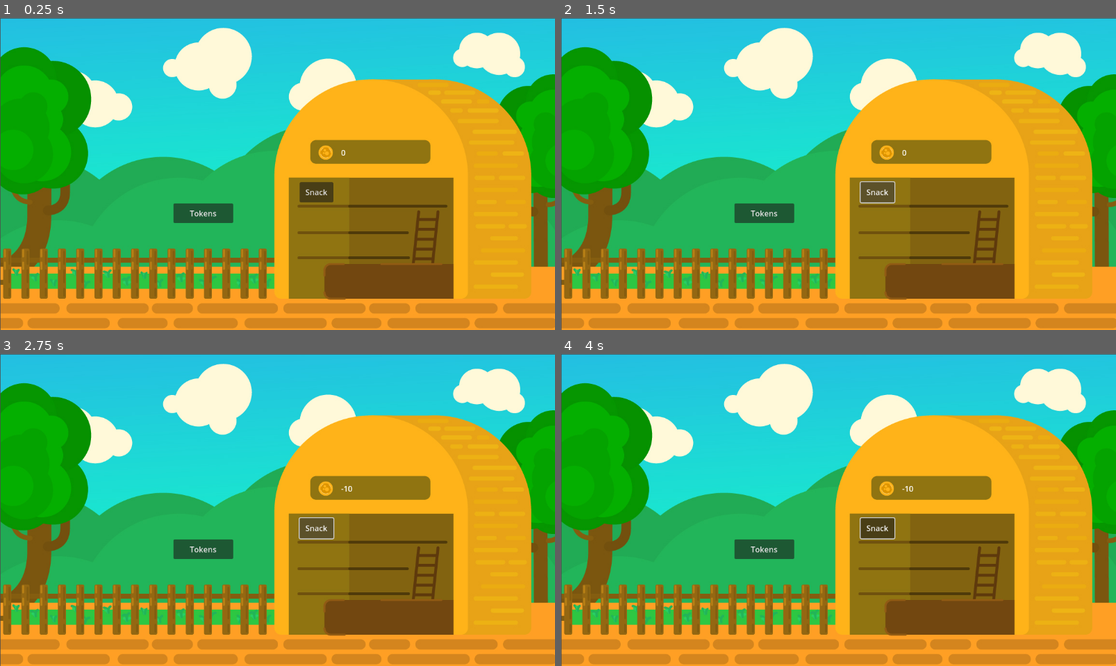
Above: before the commit, frames 1-4 (two rows, left to right).
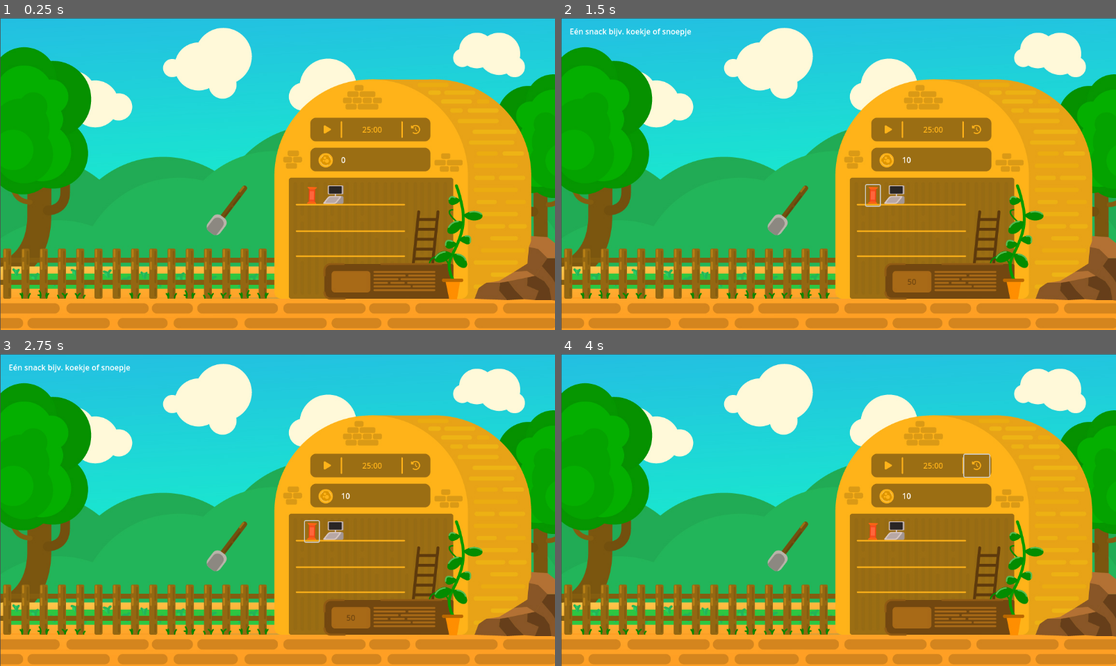
Above: after the commit, the same moments.

Repository: vuton1/Tokenspel
Game: Godot game, scene res://main.tscn
Same seed, same stepped clock (60 frames per second), same inputs: the game is played once before the commit and once after it.
Inputs (mouse positions are in pixels of both pictures, inside the frame that each line leads up to; where the layout moved, square brackets give the same spot in the first picture):
- Up to frame 1 (0.25 s): no input
- Up to frame 2 (1.5 s): click (794, 211) [766, 214] at 0.5 s; click (877, 192) at 1.25 s, where only the run before the commit has a clickable "Snack"
- Up to frame 3 (2.75 s): click (310, 531) at 2.02 s
- Up to frame 4 (4 s): click (894, 531) at 2.77 s; click (977, 466) at 3.52 s

The runs differ from the first frame. In frame 1, 12% of the frame differs, in the area x 0-100%, y 21-91%; in frame 2, 12%; in frame 3, 12%, in the area x 0-100%, y 3-91%; in frame 4, 12%.

Commit message:
third commit

Diff:
--- /dev/null
+++ b/Computer.svg
@@ -0,0 +1,15 @@
+<?xml version="1.0" encoding="UTF-8"?>
+<svg id="Layer_2" data-name="Layer 2" xmlns="http://www.w3.org/2000/svg" width="42.46" height="37.74" viewBox="0 0 42.46 37.74">
+  <g id="Layer_1-2" data-name="Layer 1">
+    <g>
+      <rect x="14.16" y="21.64" width="28.3" height="16.04" rx="3.33" ry="3.33" fill="#a39693" stroke-width="0"/>
+      <path d="M23.06,37.74H1.55c-1.82,0-2.07-1.5-.56-3.35l7.76-9.45c1.52-1.85,4.23-3.35,6.05-3.35h21.51c1.82,0,2.07,1.5.56,3.35l-7.76,9.45c-1.52,1.85-4.23,3.35-6.05,3.35Z" fill="#d9c7c3" stroke-width="0"/>
+      <rect x="11.37" width="31.07" height="17.88" rx="1.34" ry="1.34" fill="#a39693" stroke-width="0"/>
+      <path d="M22.02,35.72H5.9c-1.37,0-1.55-1.12-.42-2.51l5.81-7.09c1.14-1.39,3.17-2.51,4.54-2.51h16.12c1.37,0,1.55,1.12.42,2.51l-5.81,7.09c-1.14,1.39-3.17,2.51-4.54,2.51Z" fill="#b8a8a5" stroke-width="0"/>
+      <rect x="9.7" width="31.07" height="17.88" rx="1.34" ry="1.34" fill="#d9c7c3" stroke-width="0"/>
+      <rect x="11.67" y="1.09" width="27.2" height="15.65" rx="1.15" ry="1.15" fill="#292525" stroke-width="0"/>
+      <rect x="25.2" y="17.88" width="1.91" height="3.71" fill="#a39693" stroke-width="0"/>
+      <rect x="24.14" y="17.88" width="1.91" height="3.71" fill="#d9c7c3" stroke-width="0"/>
+    </g>
+  </g>
+</svg>
--- /dev/null
+++ b/PLay.svg
@@ -0,0 +1,6 @@
+<?xml version="1.0" encoding="UTF-8"?>
+<svg id="Layer_2" data-name="Layer 2" xmlns="http://www.w3.org/2000/svg" width="14.98" height="17.48" viewBox="0 0 14.98 17.48">
+  <g id="Layer_1-2" data-name="Layer 1">
+    <path d="M14.08,7.14c.56.34.9.94.9,1.6s-.34,1.26-.9,1.6l-11.24,6.87c-.58.35-1.3.37-1.89.03s-.96-.96-.96-1.63V1.87C0,1.2.37.57.96.24s1.32-.32,1.89.03l11.24,6.87Z" fill="#ffb319" stroke-width="0"/>
+  </g>
+</svg>
--- /dev/null
+++ b/Schep.svg
@@ -0,0 +1,13 @@
+<?xml version="1.0" encoding="UTF-8"?>
+<svg id="Layer_2" data-name="Layer 2" xmlns="http://www.w3.org/2000/svg" width="83.97" height="102.81" viewBox="0 0 83.97 102.81">
+  <g id="Layer_1-2" data-name="Layer 1">
+    <g>
+      <rect x="46.07" y="-9.19" width="10.74" height="100.37" rx="5.37" ry="5.37" transform="translate(35.4 -22.79) rotate(37.33)" fill="#73500e" stroke-width="0"/>
+      <rect x="4.39" y="60.49" width="32.72" height="41.48" rx="12" ry="12" transform="translate(53.51 4.06) rotate(37.33)" fill="#b8b3a9" stroke-width="0"/>
+      <path d="M30.7,69.53l-1.18-.9c-5.03-3.84-12.29-2.86-16.12,2.17L.27,88.03c.57,2.71,2.07,5.24,4.44,7.05l6.93,5.29c2.43,1.85,5.35,2.62,8.19,2.4l13.04-17.1c3.84-5.03,2.86-12.29-2.17-16.12Z" fill="#8c8881" stroke-width="0"/>
+      <line x1="56.04" y1="39.59" x2="69.07" y2="22.76" fill="none" stroke="#63460c" stroke-linecap="round" stroke-miterlimit="10" stroke-width="4"/>
+      <line x1="38.4" y1="62.91" x2="51.43" y2="46.09" fill="none" stroke="#63460c" stroke-linecap="round" stroke-miterlimit="10" stroke-width="4"/>
+      <line x1="69.07" y1="12.23" x2="76.12" y2="3.12" fill="none" stroke="#9e7013" stroke-linecap="round" stroke-miterlimit="10" stroke-width="4"/>
+    </g>
+  </g>
+</svg>
--- /dev/null
+++ b/Snack.svg
@@ -0,0 +1,13 @@
+<?xml version="1.0" encoding="UTF-8"?>
+<svg id="Layer_2" data-name="Layer 2" xmlns="http://www.w3.org/2000/svg" width="21.07" height="34.84" viewBox="0 0 21.07 34.84">
+  <g id="Layer_1-2" data-name="Layer 1">
+    <g>
+      <rect x="3.95" y="4.42" width="13.1" height="26.07" transform="translate(.36 -.21) rotate(1.18)" fill="#f54413" stroke-width="0"/>
+      <path d="M4.01,4.02L1.8,1.13C1.44.66,1.79-.02,2.38,0l18.01.53c.65.02.93.84.42,1.25l-3.29,2.62c-.13.1-.29.16-.45.15l-12.5-.26c-.21,0-.41-.11-.54-.28Z" fill="#ff6314" stroke-width="0"/>
+      <path d="M17.06,30.83l2.21,2.89c.36.47.01,1.15-.58,1.13l-18.01-.53c-.65-.02-.93-.84-.42-1.25l3.29-2.62c.13-.1.29-.16.45-.15l12.5.26c.21,0,.41.11.54.28Z" fill="#ff6314" stroke-width="0"/>
+      <rect x="5.99" y="8.48" width="9.02" height="17.95" transform="translate(.36 -.21) rotate(1.18)" fill="#ff653b" stroke-width="0"/>
+      <line x1="5.87" y1="28.8" x2="14.7" y2="29.02" fill="none" stroke="#ff653b" stroke-linecap="round" stroke-miterlimit="10"/>
+      <line x1="6.31" y1="6" x2="15.15" y2="6.22" fill="none" stroke="#ff653b" stroke-linecap="round" stroke-miterlimit="10"/>
+    </g>
+  </g>
+</svg>
--- a/UI.gd
+++ b/UI.gd
@@ -3,12 +3,29 @@
 var tokens = 0
 
 var token_label
+var timer_label
 var add_token_button
 var shop_button
+var pomodoro_timer
+var kosten_label
+var kosten_label_tekst
+var informatie_label
+
+var total_time = 25 * 60  # 25 minuten in seconden
+var remaining_time = total_time
+var timer_active = false
 
 func _ready():
 	token_label = get_node("TokenLabel")
+	timer_label = get_node("TimerLabel")
+	pomodoro_timer = timer_label.get_node("PomodoroTimer")
 	update_token_label()
+	update_timer_label()
+
+	kosten_label = get_node("kosten_label")
+	informatie_label = get_node("informatie_label")
+	kosten_label.visible = false
+	informatie_label.visible = false
 
 func update_token_label():
 	token_label.text = "%d" % tokens
@@ -17,6 +34,64 @@
 	tokens += 10
 	update_token_label()
 
-func _on_shop_button_pressed():
-	tokens -= 10
-	update_token_label()
+func _on_snack_button_pressed():
+	if tokens >= 50:
+		tokens -= 50
+		update_token_label()
+	else:
+		return
+
+func _on_gamen_button_pressed():
+	if tokens >= 30:
+		tokens -= 30
+		update_token_label()
+	else:
+		return
+
+func _on_start_button_pressed():
+	if not timer_active:
+		pomodoro_timer.start()
+		timer_active = true
+
+func _on_pomodoro_timer_timeout():
+	if remaining_time > 1498:
+		remaining_time -= 1499
+		update_timer_label()
+	else:
+		timer_active = false
+		OS.alert("Focus tijd is klaar!", "Melding")
+		tokens += 10
+		update_token_label()
+		pomodoro_timer.stop()
+
+
+func _on_resetbutton_pressed():
+	pomodoro_timer.stop()
+	remaining_time = total_time
+	timer_active = false
+	update_timer_label()
+
+func update_timer_label():
+	var minutes = remaining_time / 60
+	var seconds = remaining_time % 60
+	timer_label.text = "%02d:%02d" % [minutes, seconds]
+
+func _on_gamen_button_mouse_entered():
+	kosten_label.text = "30"
+	informatie_label.text = "Eén uur gamen"
+	kosten_label.visible = true
+	informatie_label.visible = true
+
+func _on_gamen_button_mouse_exited():
+	kosten_label.visible = false
+	informatie_label.visible = false
+
+func _on_snack_button_mouse_entered():
+	kosten_label.text = "50"
+	informatie_label.text = "Eén snack bijv. koekje of snoepje"
+	kosten_label.visible = true
+	informatie_label.visible = true
+
+func _on_snack_button_mouse_exited():
+	kosten_label.visible = false
+	informatie_label.visible = false
--- a/main.tscn
+++ b/main.tscn
@@ -1,7 +1,12 @@
-[gd_scene load_steps=3 format=3 uid="uid://clx84grb420ar"]
+[gd_scene load_steps=8 format=3 uid="uid://clx84grb420ar"]
 
 [ext_resource type="Script" path="res://UI.gd" id="1_he5e8"]
 [ext_resource type="Texture2D" uid="uid://0jslu56b8sd2" path="res://Achtergrond-100.jpg" id="1_j81ks"]
+[ext_resource type="Texture2D" uid="uid://blhdf6c5fs88h" path="res://Snack.svg" id="3_3dmt7"]
+[ext_resource type="Texture2D" uid="uid://cuuvqc5j74m5e" path="res://Schep.svg" id="3_6f35i"]
+[ext_resource type="Texture2D" uid="uid://bd1w63yk8kfpk" path="res://Computer.svg" id="4_st02q"]
+[ext_resource type="Texture2D" uid="uid://da1igwpnycpkr" path="res://PLay.svg" id="6_vnwyl"]
+[ext_resource type="Texture2D" uid="uid://dipkcahy4gyvc" path="res://rewind.svg" id="7_c64ur"]
 
 [node name="Node2D" type="Node2D"]
 script = ExtResource("1_he5e8")
@@ -12,24 +17,89 @@
 
 [node name="TokenLabel" type="Label" parent="."]
 offset_left = 708.0
-offset_top = 268.0
-offset_right = 748.0
-offset_bottom = 291.0
+offset_top = 279.0
+offset_right = 767.0
+offset_bottom = 310.0
 text = "0"
+vertical_alignment = 1
 
 [node name="add_token_button" type="Button" parent="."]
-offset_left = 360.0
-offset_top = 385.0
-offset_right = 484.0
-offset_bottom = 426.0
-text = "Tokens"
+offset_left = 425.0
+offset_top = 344.0
+offset_right = 549.0
+offset_bottom = 455.0
+icon = ExtResource("3_6f35i")
+flat = true
 
-[node name="shop_button" type="Button" parent="."]
-offset_left = 622.0
-offset_top = 341.0
-offset_right = 692.0
-offset_bottom = 383.0
-text = "Snack"
+[node name="snack_button" type="Button" parent="."]
+offset_left = 633.0
+offset_top = 347.0
+offset_right = 662.0
+offset_bottom = 390.0
+icon = ExtResource("3_3dmt7")
+flat = true
+
+[node name="gamen_button" type="Button" parent="."]
+offset_left = 667.0
+offset_top = 344.0
+offset_right = 717.0
+offset_bottom = 390.0
+icon = ExtResource("4_st02q")
+flat = true
+
+[node name="TimerLabel" type="Label" parent="."]
+modulate = Color(1, 0.701961, 0.0980392, 1)
+offset_left = 722.0
+offset_top = 220.0
+offset_right = 824.0
+offset_bottom = 243.0
+text = "25:00"
+horizontal_alignment = 1
+
+[node name="PomodoroTimer" type="Timer" parent="TimerLabel"]
+
+[node name="StartButton" type="Button" parent="."]
+offset_left = 656.0
+offset_top = 209.0
+offset_right = 704.0
+offset_bottom = 254.0
+icon = ExtResource("6_vnwyl")
+flat = true
+icon_alignment = 1
+
+[node name="Resetbutton" type="Button" parent="."]
+offset_left = 837.0
+offset_top = 209.0
+offset_right = 889.0
+offset_bottom = 255.0
+icon = ExtResource("7_c64ur")
+flat = true
+icon_alignment = 1
+
+[node name="kosten_label" type="Label" parent="."]
+modulate = Color(0.447059, 0.278431, 0.0627451, 1)
+offset_left = 698.0
+offset_top = 536.0
+offset_right = 759.0
+offset_bottom = 559.0
+text = "0"
+horizontal_alignment = 1
+vertical_alignment = 1
+
+[node name="informatie_label" type="Label" parent="."]
+offset_left = 18.0
+offset_top = 16.0
+offset_right = 417.0
+offset_bottom = 39.0
+text = "Informatie"
 
 [connection signal="pressed" from="add_token_button" to="." method="_on_add_token_button_pressed"]
-[connection signal="pressed" from="shop_button" to="." method="_on_shop_button_pressed"]
+[connection signal="mouse_entered" from="snack_button" to="." method="_on_snack_button_mouse_entered"]
+[connection signal="mouse_exited" from="snack_button" to="." method="_on_snack_button_mouse_exited"]
+[connection signal="pressed" from="snack_button" to="." method="_on_snack_button_pressed"]
+[connection signal="mouse_entered" from="gamen_button" to="." method="_on_gamen_button_mouse_entered"]
+[connection signal="mouse_exited" from="gamen_button" to="." method="_on_gamen_button_mouse_exited"]
+[connection signal="pressed" from="gamen_button" to="." method="_on_gamen_button_pressed"]
+[connection signal="timeout" from="TimerLabel/PomodoroTimer" to="." method="_on_pomodoro_timer_timeout"]
+[connection signal="pressed" from="StartButton" to="." method="_on_start_button_pressed"]
+[connection signal="pressed" from="Resetbutton" to="." method="_on_resetbutton_pressed"]
--- /dev/null
+++ b/rewind.svg
@@ -0,0 +1,6 @@
+<?xml version="1.0" encoding="UTF-8"?>
+<svg id="Layer_2" data-name="Layer 2" xmlns="http://www.w3.org/2000/svg" width="18.9" height="18.9" viewBox="0 0 18.9 18.9">
+  <g id="Layer_1-2" data-name="Layer 1">
+    <path d="M9.45,0c5.22,0,9.45,4.23,9.45,9.45s-4.23,9.45-9.45,9.45c-2,0-3.87-.63-5.4-1.69-.54-.38-.67-1.11-.29-1.65.38-.54,1.11-.66,1.65-.29,1.15.8,2.54,1.27,4.05,1.27,3.91,0,7.09-3.17,7.09-7.09s-3.17-7.09-7.09-7.09c-1.96,0-3.73.79-5.01,2.07l1.14,1.14c.56.56.16,1.51-.63,1.51H.89c-.49,0-.89-.4-.89-.89V2.14c0-.79.96-1.18,1.51-.62l1.25,1.25C4.48,1.06,6.84,0,9.45,0ZM9.44,4.72c.49,0,.89.4.89.89v3.47l2.4,2.4c.35.34.34.9,0,1.25-.34.35-.9.35-1.25,0l-2.66-2.66c-.17-.17-.26-.39-.26-.63v-3.84c0-.49.4-.89.89-.89h0Z" fill="#ffb319" stroke-width="0"/>
+  </g>
+</svg>
Binary file changed: Achtergrond-100.jpg
Not shown, added: Computer.svg.import
Not shown, added: PLay.svg.import
Not shown, added: Schep.svg.import
Not shown, added: Snack.svg.import
Not shown, added: rewind.svg.import
Not shown, changed: docs/index.html
Not shown, changed: docs/index.pck
